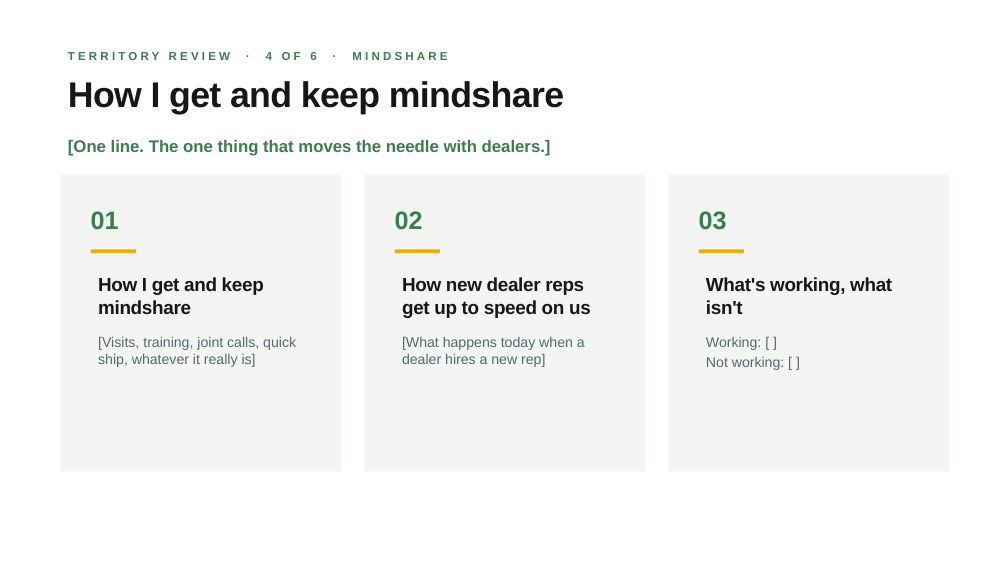
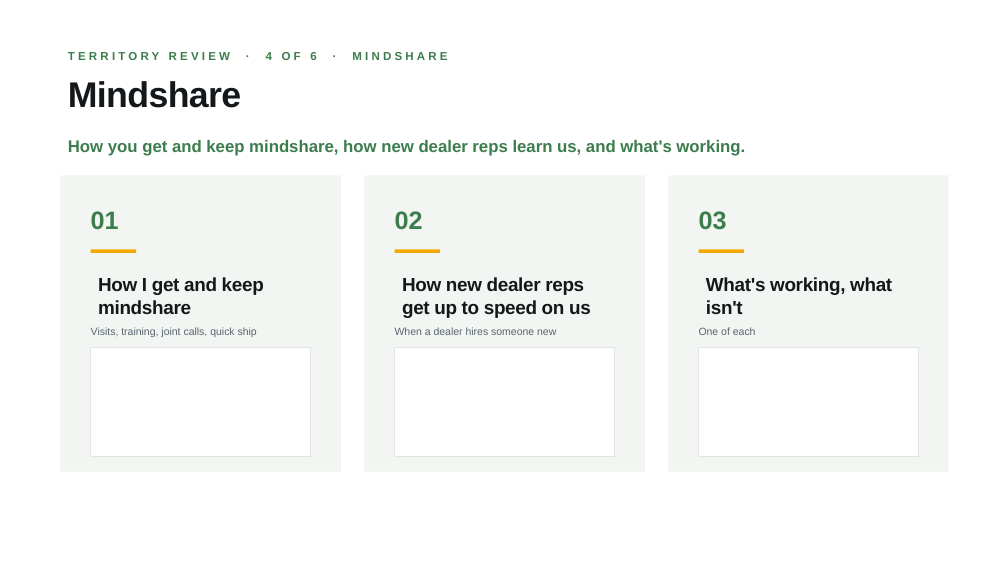
Before and after one commit to guralsnj/git_test, a slide deck: slide 5 of decks/territory-review/Territory Presentation - RSM.pptx. Drawn at 1008x567 pixels with LibreOffice and Linux fonts; fonts in the diff are those of the drawing; background and template pictures are left out. Boxes give left, top, right and bottom in pixels: in the first picture for what was removed or moved away, otherwise in the second. Text is boxed around its words. In the diff, an @@ line names an element or a change of style, - is before the commit and + after.

```diff
--- a/decks/territory-review/Territory Presentation - RSM.pptx
+++ b/decks/territory-review/Territory Presentation - RSM.pptx
@@ title at <box>68,81,241,108</box>: text changed @@
-How I get and keep mindshare
+Mindshare
@@ text at <box>68,140,745,156</box>: text changed @@
-[One line. The one thing that moves the needle with dealers.]
+How you get and keep mindshare, how new dealer reps learn us, and what's working.
@@ text at <box>91,327,257,337</box>: text changed; size 13.5 to 10 pt @@
-[Visits, training, joint calls, quick ship, whatever it really is]
+Visits, training, joint calls, quick ship
@@ text added at <box>395,327,556,335</box>, 10 pt, text #5B6670 @@
+When a dealer hires someone new
@@ text added at <box>699,327,756,335</box>, 10 pt, text #5B6670 @@
+One of each
@@ rectangle added at <box>91,348,311,457</box>, fill #FFFFFF, outline #E2E6E3 0.75 pt @@
@@ rectangle added at <box>395,348,615,457</box>, fill #FFFFFF, outline #E2E6E3 0.75 pt @@
@@ text removed at <box>402,336,585,367</box> @@
-[What happens today when a dealer hires a new rep]
@@ rectangle added at <box>699,348,919,457</box>, fill #FFFFFF, outline #E2E6E3 0.75 pt @@
@@ text removed at <box>706,337,785,370</box> @@
-Working: [ ]
-Not working: [ ]
```
Also in this commit, not shown: 5 other slides changed, 3 other files.
